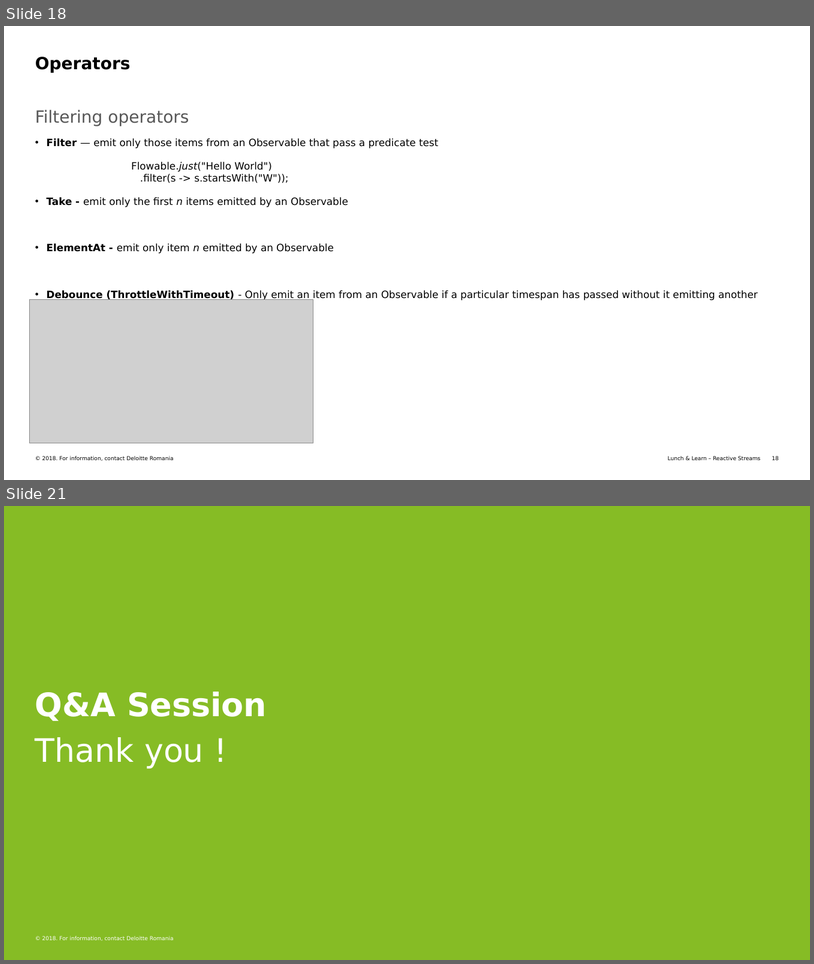
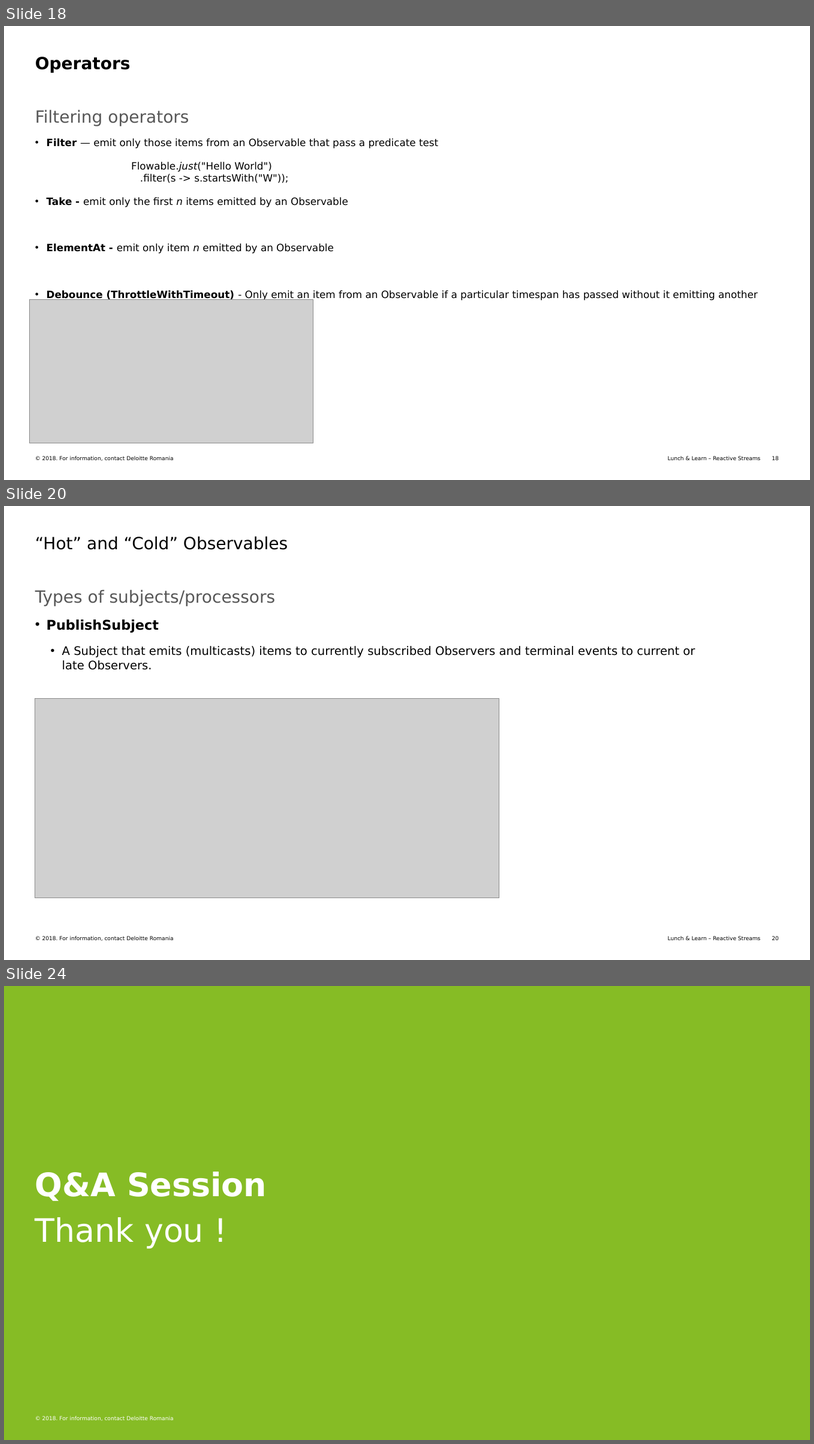
Before and after one commit to icsu/ReactiveStreamsPresentation2018, a slide deck: Presentation/src/Documentation/LunchLearn_ReactiveStreams_RxJava.pptx. Shown one above the other, each under a label of ours: slides 18 and 21 before the commit, slides 18, 20 and 24 after it; the slides between them are not shown. The pictures are 814x964 and 814x1444 pixels, drawn with LibreOffice and Linux fonts; fonts in the diff are those of the drawing; grey boxes stand for pictures. Boxes give left, top, right and bottom in pixels: in the first picture for what was removed or moved away, otherwise in the second. Text is boxed around its words. In the diff, an @@ line names an element or a change of style, - is before the commit and + after.

```diff
--- a/Presentation/src/Documentation/LunchLearn_ReactiveStreams_RxJava.pptx
+++ b/Presentation/src/Documentation/LunchLearn_ReactiveStreams_RxJava.pptx
@@ slide 20 added at <box>4,506,810,960</box>, background #FFFFFF; not listed: 3 template elements that a slide beside it also shows @@
@@ title added at <box>35,536,288,550</box>, 20 pt, text #000000 @@
+“Hot” and “Cold” Observables
@@ text added at <box>35,589,276,606</box>, 20 pt, text #575757 @@
+Types of subjects/processors
@@ text added at <box>47,619,695,670</box>, 14 pt, text #000000 @@
+• PublishSubject
+    • A Subject that emits (multicasts) items to currently subscribed Observers and terminal events to current or late Observers.
@@ picture added at <box>35,699,500,897</box> @@
@@ what was slide 21 is now slide 24 @@
```
Also in this commit, not shown: 6 slides changed, 2 other slides added, 6 other files.
